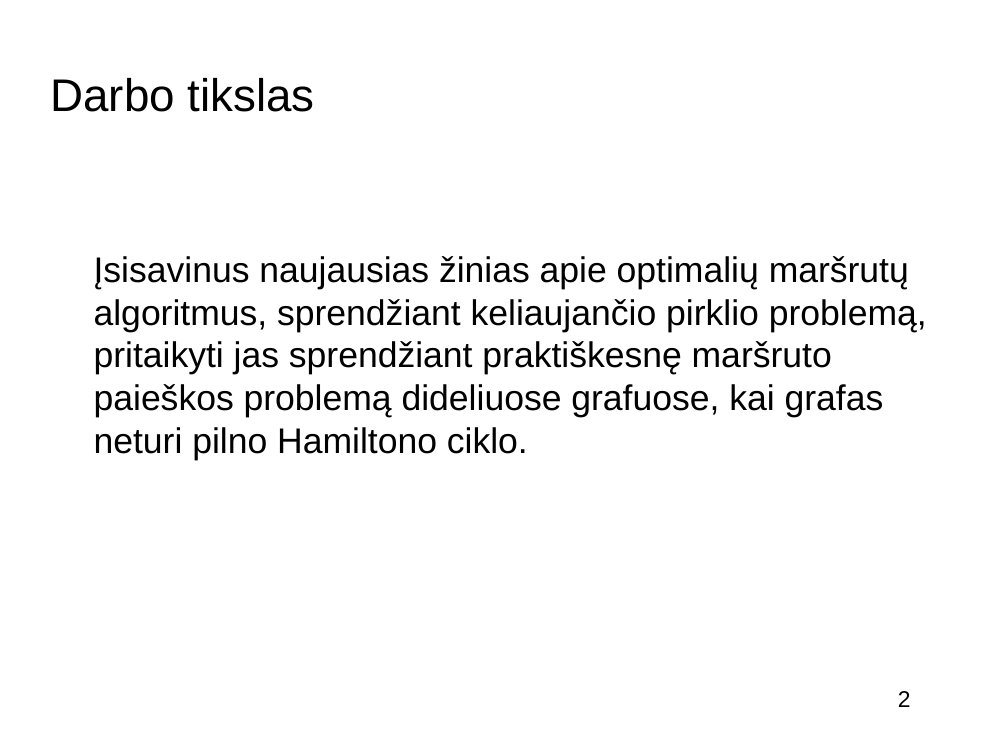
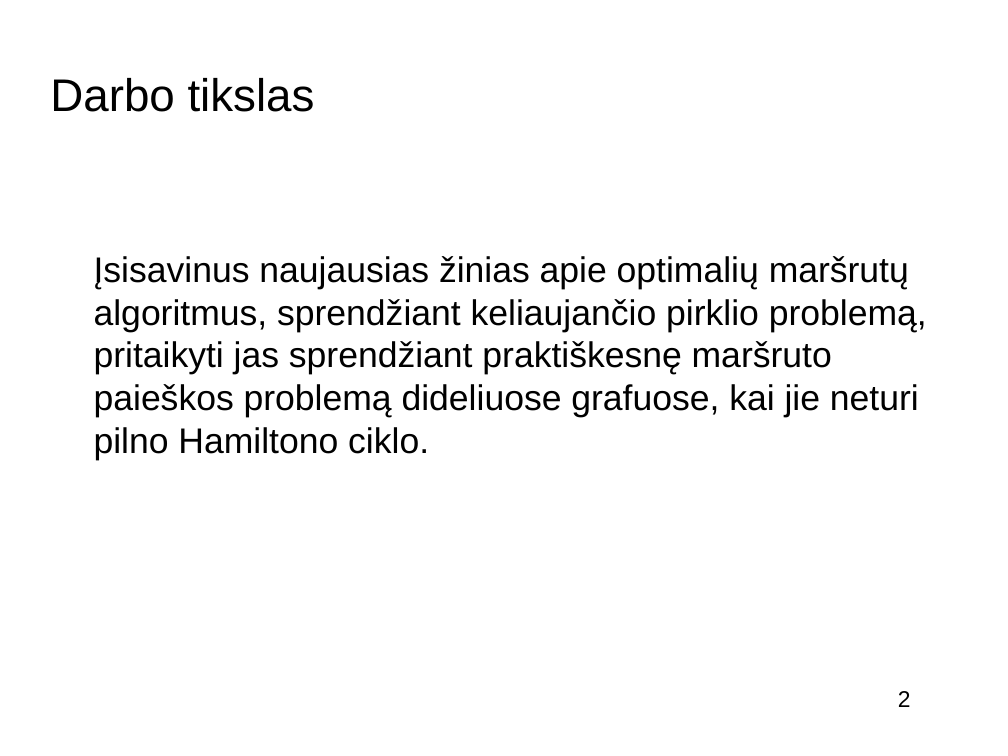
Before and after one commit to buz-zard/_archive, a slide deck: slide 2 of final-thesis/doc/presentation_[K.Š.].odp. Drawn at 1008x756 pixels with LibreOffice and Linux fonts; fonts in the diff are those of the drawing; background and template pictures are left out. Boxes give left, top, right and bottom in pixels: in the first picture for what was removed or moved away, otherwise in the second. Text is boxed around its words. In the diff, an @@ line names an element or a change of style, - is before the commit and + after.

```diff
--- a/final-thesis/doc/presentation_[K.Š.].odp
+++ b/final-thesis/doc/presentation_[K.Š.].odp
@@ text at [94, 256, 927, 460]: text changed @@
-Įsisavinus naujausias žinias apie optimalių maršrutų algoritmus, sprendžiant keliaujančio pirklio problemą, pritaikyti jas sprendžiant praktiškesnę maršruto paieškos problemą dideliuose grafuose, kai grafas neturi pilno Hamiltono ciklo.
+Įsisavinus naujausias žinias apie optimalių maršrutų algoritmus, sprendžiant keliaujančio pirklio problemą, pritaikyti jas sprendžiant praktiškesnę maršruto paieškos problemą dideliuose grafuose, kai jie neturi pilno Hamiltono ciklo.
```
Also in this commit, not shown: 8 other slides changed, 2 slides added, 3 slides removed, 1 other file.
